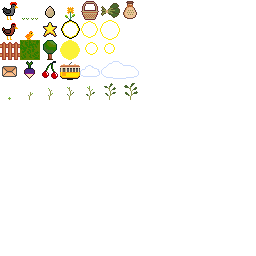
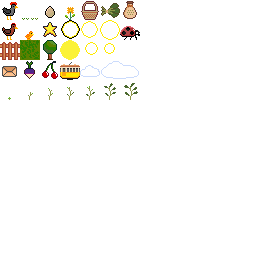
Two versions of the same layered image (256px x 256px). Layer-by-layer changes:
added layer "Paint Layer 2" (11%) above "Paint Layer 1" over (120, 26, 140, 40)
painted on "Paint Layer 1" over (120, 26, 140, 40)
